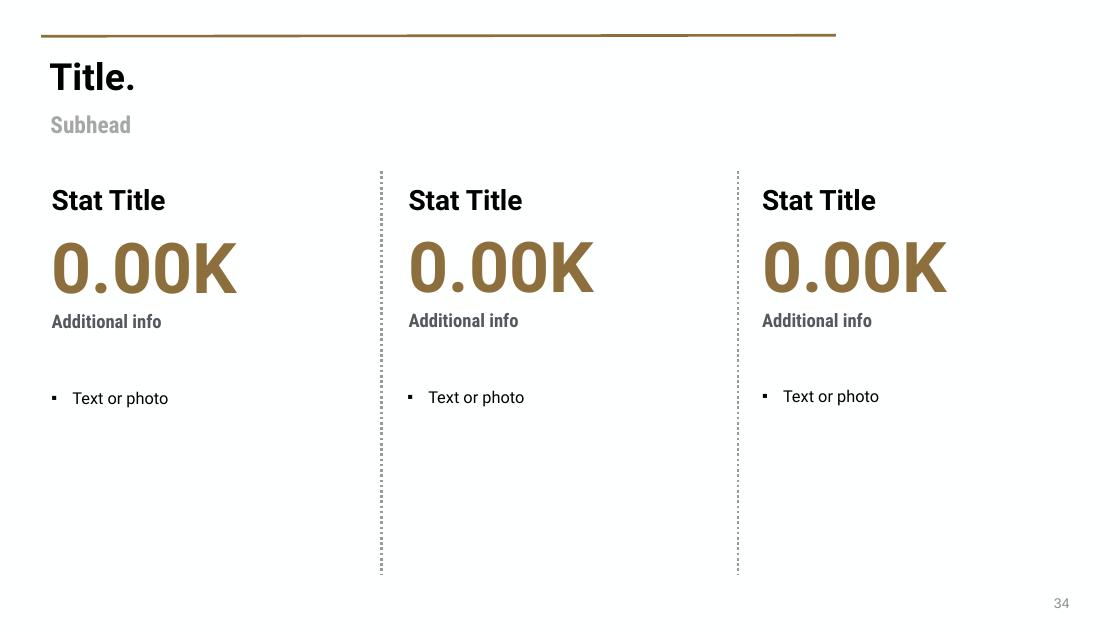
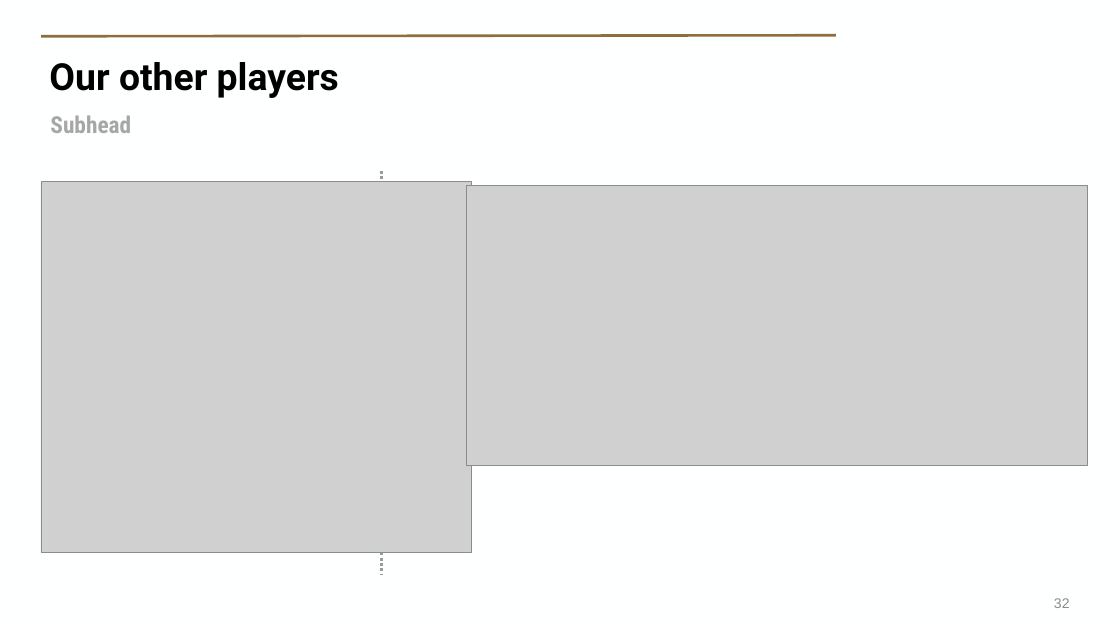
Before and after one commit to Brook-nimuit/AI_HALLUCINATION_CASCADE, a slide deck: slide 32 of PurdueUniversity-Presentation-Template-Widescreen-BrandFonts-2026.pptx/PurdueUniversity-Presentation-Template-Widescreen-BrandFonts-2026.pptx (slide 34 before the commit). Drawn at 1120x630 pixels with LibreOffice and Linux fonts; fonts in the diff are those of the drawing; grey boxes stand for pictures; background and template pictures are left out. Boxes give left, top, right and bottom in pixels: in the first picture for what was removed or moved away, otherwise in the second. Text is boxed around its words. In the diff, an @@ line names an element or a change of style, - is before the commit and + after.

```diff
--- a/PurdueUniversity-Presentation-Template-Widescreen-BrandFonts-2026.pptx/PurdueUniversity-Presentation-Template-Widescreen-BrandFonts-2026.pptx
+++ b/PurdueUniversity-Presentation-Template-Widescreen-BrandFonts-2026.pptx/PurdueUniversity-Presentation-Template-Widescreen-BrandFonts-2026.pptx
@@ title at (49, 62, 339, 98): text changed @@
-Title.
+Our other players
@@ line removed from (739, 171) to (739, 575) @@
@@ picture added at (41, 182, 472, 553) @@
@@ picture added at (467, 186, 1088, 465) @@
@@ text removed at (52, 242, 237, 294) @@
-0.00K
@@ text removed at (762, 241, 947, 293) @@
-0.00K
@@ text removed at (52, 314, 161, 328) @@
-Additional info
@@ text removed at (762, 313, 872, 327) @@
-Additional info
@@ text removed at (783, 389, 879, 406) @@
-▪ Text or photo
@@ page number at (1054, 598, 1070, 608): text changed @@
-34
+32
```
Also in this commit, not shown: 9 other slides changed, 8 slides added, 24 slides removed, 16 other files.
